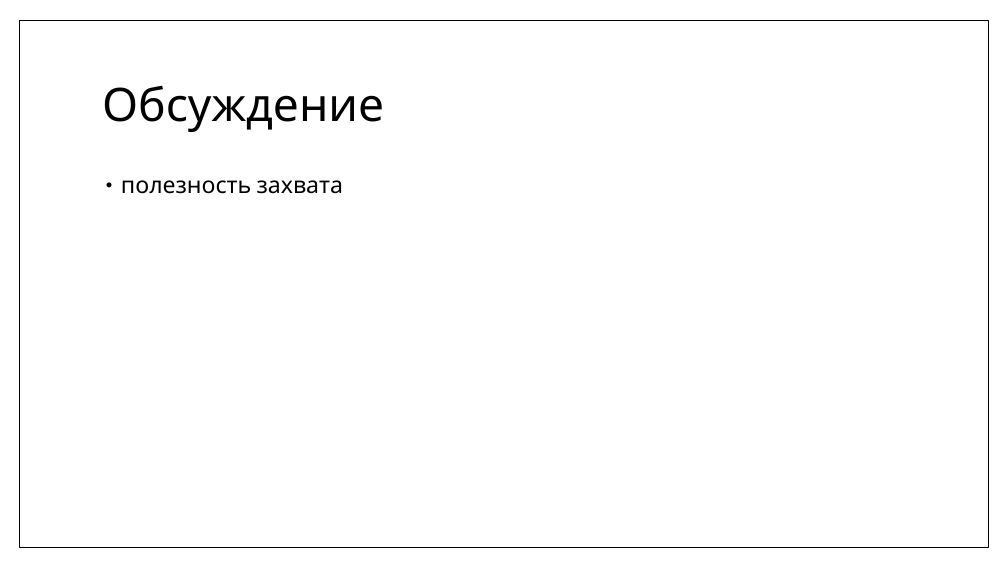
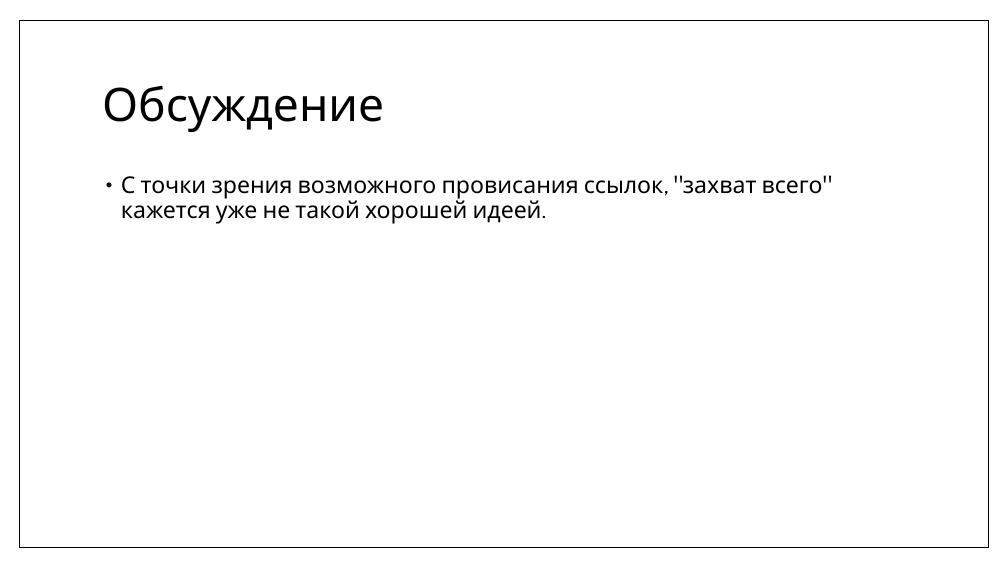
Before and after one commit to MIPT-ILab/cpp-lects-rus, a slide deck: slide 53 of slides/lec2-7-lambdas.pptx (slide 41 before the commit). Drawn at 1008x567 pixels with LibreOffice and Linux fonts; fonts in the diff are those of the drawing. Boxes give left, top, right and bottom in pixels: in the first picture for what was removed or moved away, otherwise in the second. Text is boxed around its words. In the diff, an @@ line names an element or a change of style, - is before the commit and + after.

```diff
--- a/slides/lec2-7-lambdas.pptx
+++ b/slides/lec2-7-lambdas.pptx
@@ text at (121,176,823,224): text changed @@
-• полезность захвата
+• С точки зрения возможного провисания ссылок, "захват всего" кажется уже не такой хорошей идеей.
```
Also in this commit, not shown: 21 other slides changed, 11 slides added, 6 other files.
